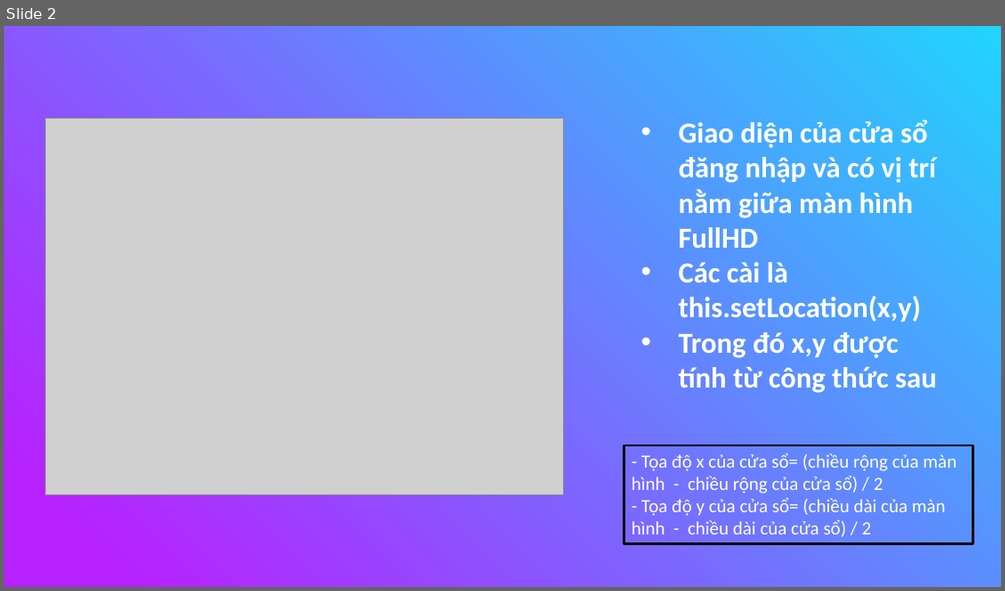
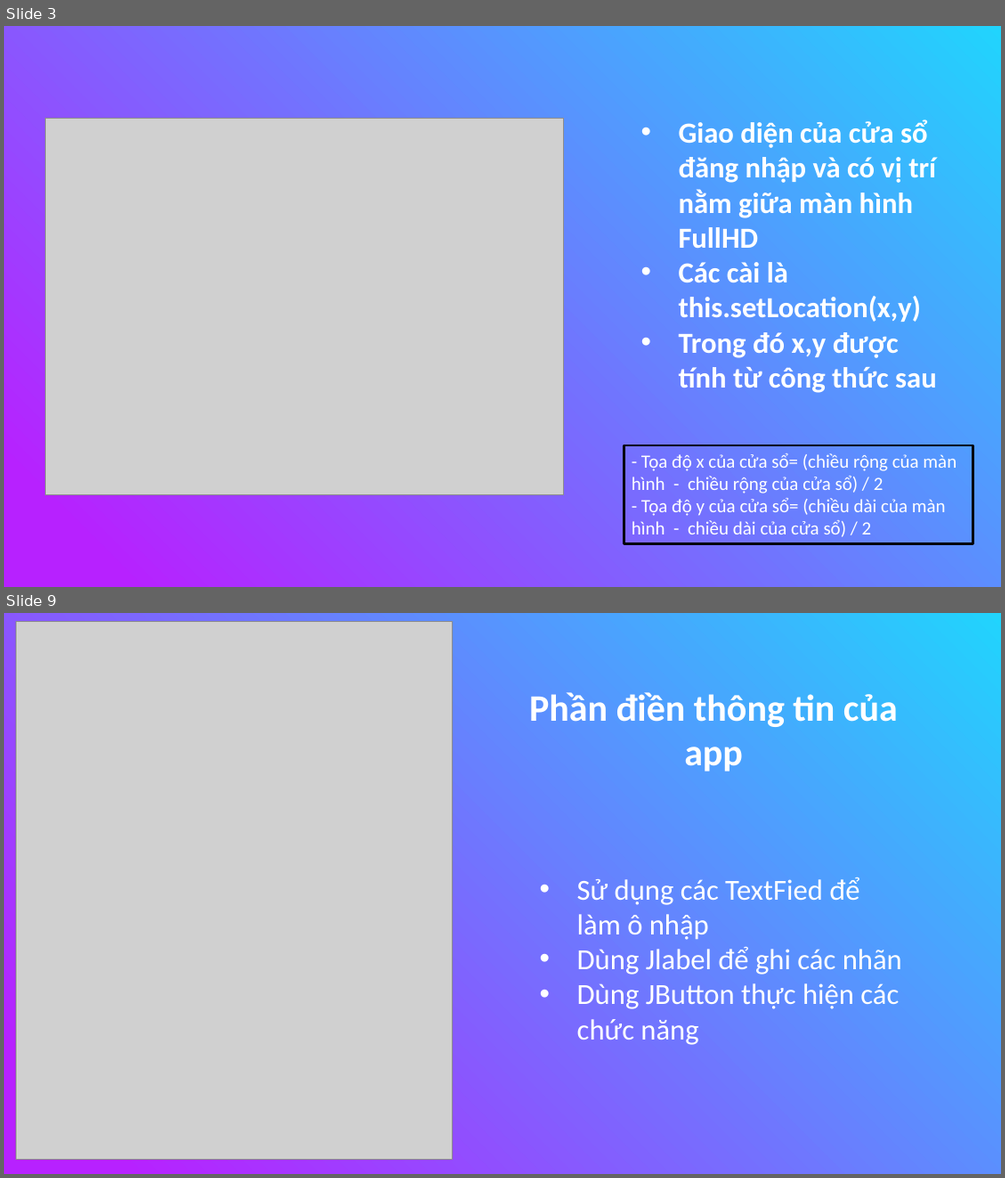
Before and after one commit to nguyenduydan/63133615_AndroidProgramming, a slide deck: KTGK_63133615/KTGK_63133615.pptx. Shown one above the other, each under a label of ours: slide 2 before the commit, slides 3 and 9 after it; the slides between them are not shown. The pictures are 1005x591 and 1005x1178 pixels, drawn with LibreOffice and Linux fonts; fonts in the diff are those of the drawing; grey boxes stand for pictures. Boxes give left, top, right and bottom in pixels: in the first picture for what was removed or moved away, otherwise in the second. Text is boxed around its words. In the diff, an @@ line names an element or a change of style, - is before the commit and + after.

```diff
--- a/KTGK_63133615/KTGK_63133615.pptx
+++ b/KTGK_63133615/KTGK_63133615.pptx
@@ slide 9 added at (4,613,1001,1174), background gradient #21D4FD to #B721FF @@
@@ picture added at (16,621,452,1159) @@
@@ text added at (529,692,898,771), 36 pt, text #FFFFFF, bold @@
+Phần điền thông tin của app
@@ text added at (577,876,902,1045), 28 pt, text #FFFFFF @@
+• Sử dụng các TextFied để làm ô nhập
+• Dùng Jlabel để ghi các nhãn
+• Dùng JButton thực hiện các chức năng
@@ what was slide 2 is now slide 3 @@
```
Also in this commit, not shown: 10 other slides added.
